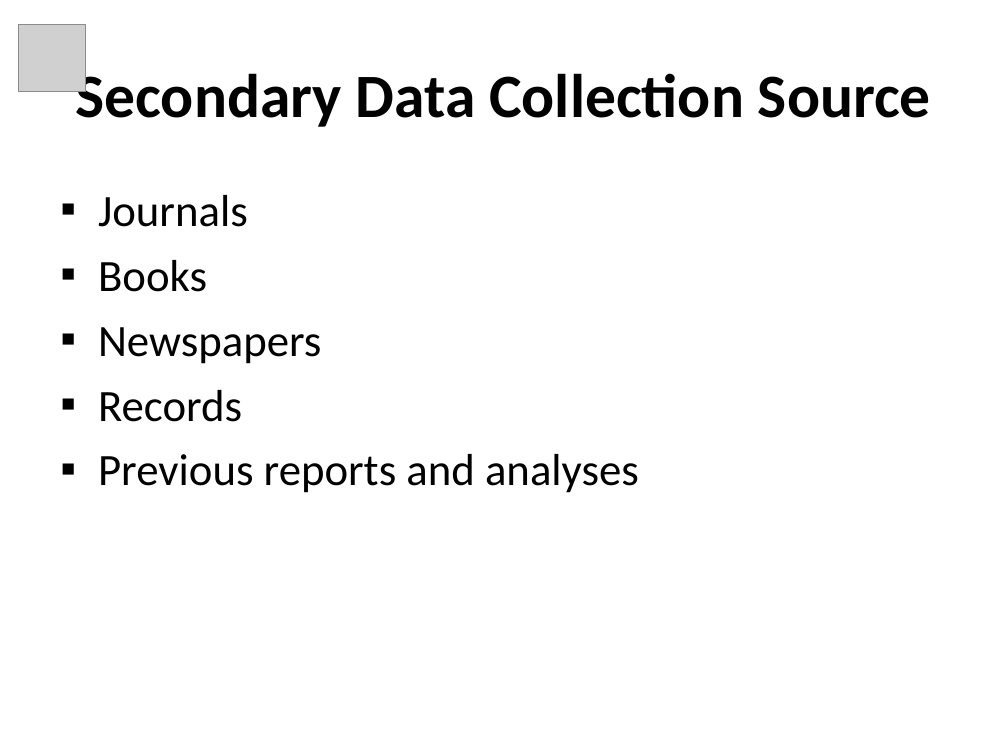
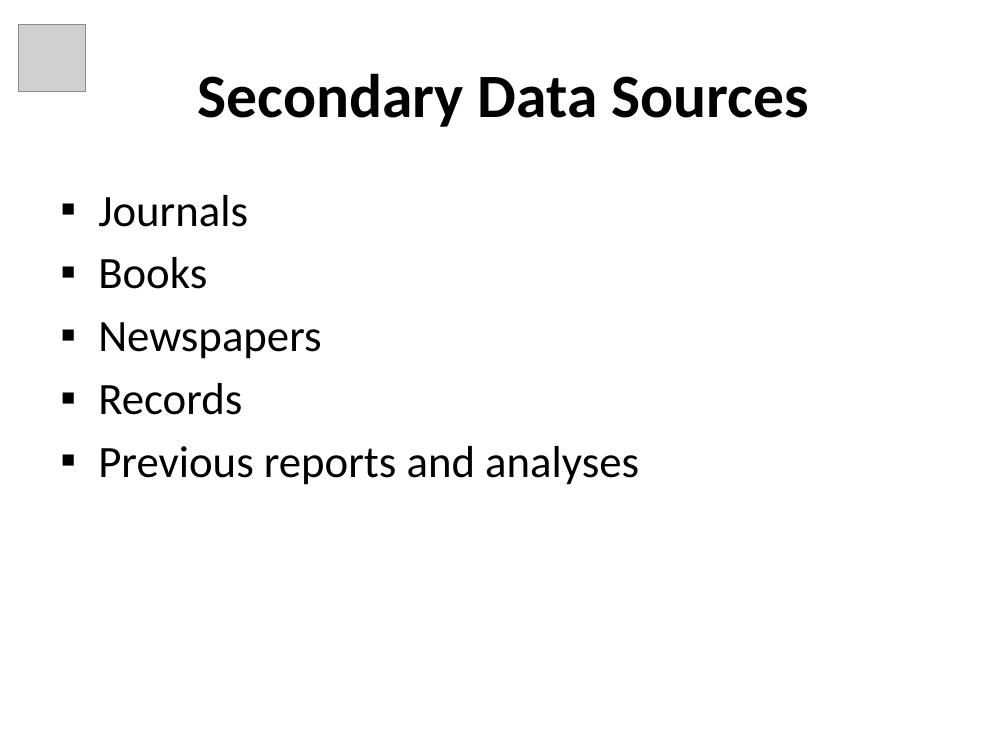
Before and after one commit to tascha/D4DM, a slide deck: slide 13 of documents/Module3_Slides.ppt. Drawn at 1008x756 pixels with LibreOffice and Linux fonts; fonts in the diff are those of the drawing; grey boxes stand for pictures. Boxes give left, top, right and bottom in pixels: in the first picture for what was removed or moved away, otherwise in the second. Text is boxed around its words. In the diff, an @@ line names an element or a change of style, - is before the commit and + after.

```diff
--- a/documents/Module3_Slides.ppt
+++ b/documents/Module3_Slides.ppt
@@ title at (198, 73, 809, 127): text changed @@
-Secondary Data Collection Source
+Secondary Data Sources
@@ text "Journals" at (98, 195, 639, 485): less space between paragraphs @@
```
Also in this commit, not shown: 16 other slides changed, 16 slides added, 4 slides removed.
